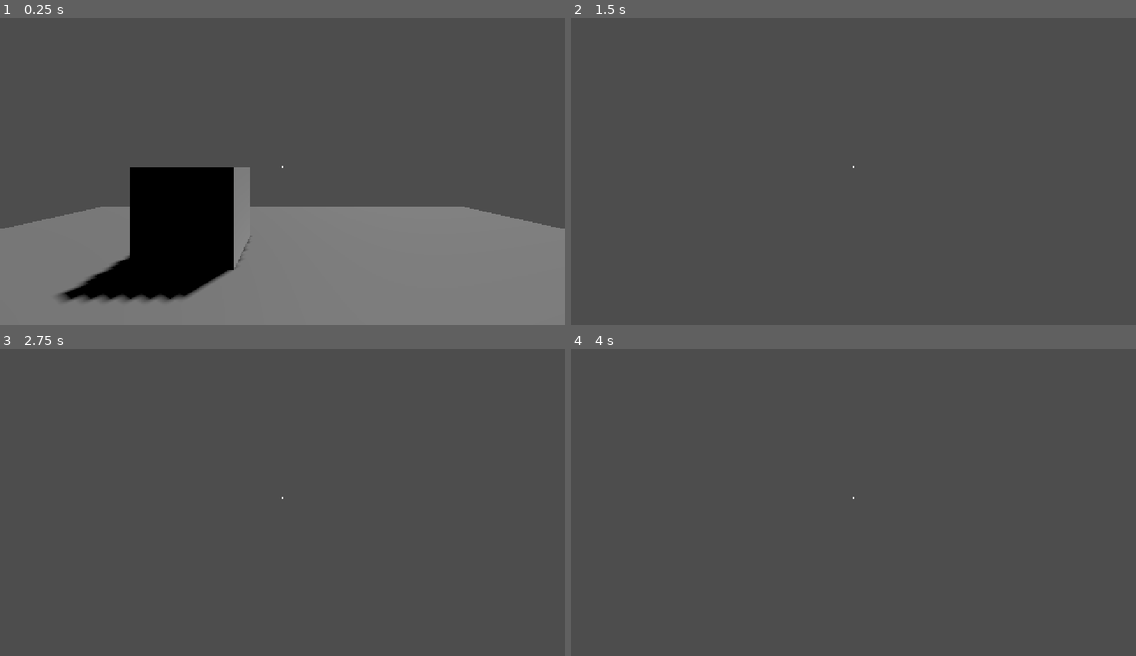
Above: before the commit, frames 1-4 (two rows, left to right).
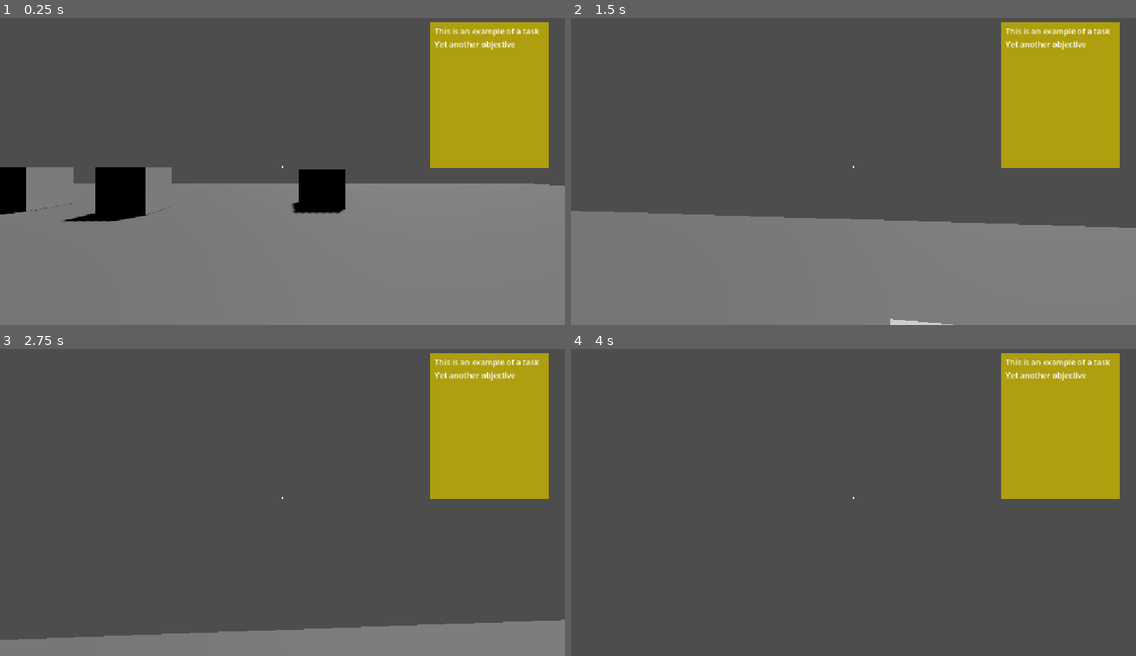
Above: after the commit, the same moments.

Repository: MichaelRRyan/gmtk-2026-countdown
Game: Godot game, scene res://Levels/Vlad/vlads_test_level.tscn
Same seed, same stepped clock (60 frames per second), same inputs: the game is played once before the commit and once after it. This scene is started directly instead of the project's main scene.
Inputs (mouse positions are in pixels of both pictures, inside the frame that each line leads up to):
- Up to frame 1 (0.25 s): no input
- Up to frame 2 (1.5 s): tap Enter at 0.5 s; move the mouse to (881, 165) at 0.52 s; press the mouse at (881, 165) at 0.53 s; hold W (move_forward) from 0.53 s (still down); tap Space (jump) at 0.77 s; move the mouse to (825, 168) at 1.27 s; release the mouse at (825, 168) at 1.28 s; click (825, 168) at 1.35 s
- Up to frame 3 (2.75 s): keep holding W (move_forward); tap Space (jump) at 1.52 s; move the mouse to (293, 493) at 2.02 s; press the mouse at (293, 493) at 2.03 s
- Up to frame 4 (4 s): keep holding W (move_forward); move the mouse to (847, 502) at 2.77 s; release the mouse at (847, 502) at 2.78 s; click (847, 502) at 2.85 s; tap Space (jump) at 3.02, 3.5, 3.77 s; move the mouse to (893, 502) at 3.52 s; press the mouse at (893, 502) at 3.53 s

The runs differ from the first frame. In frame 1, 27% of the frame differs, in the area x 0-100%, y 1-93%; in frame 2, 44%, in the area x 0-100%, y 1-100%; in frame 3, 18%; in frame 4, 10%.

Commit message:
Adds support for multiple tasks and objectives list.

Diff:
--- a/Features/GameLogic/game_logic.gd
+++ b/Features/GameLogic/game_logic.gd
@@ -1,19 +1,32 @@
 extends Node
 
-var player: Player
+@onready var player: Player = $Player
+@onready var hud: HUD = $HUD
+
 var task_objects: Array[TaskObjectBase]
 
-func register_player(in_player: Player) -> void:
-	player = in_player
+func _ready() -> void:
+	player.on_can_interact.connect(_on_can_interact)
+	for child in get_children(true):
+		if child is TaskObjectBase:
+			var task_object: TaskObjectBase = child as TaskObjectBase
+			register_task(task_object)
+
 
 # These might well just be sequential, we will have to see
 func register_task(task_object: TaskObjectBase):
-	task_object.on_task_updated.connect(_on_task_updated)
-	task_object.on_task_completed.connect(_on_task_completed)
-	task_objects.append(task_object)
+	if task_object.is_active:
+		task_object.on_task_updated.connect(_on_task_updated)
+		task_object.on_task_completed.connect(_on_task_completed)
+		hud.objectives_list.set_task_objective(task_object)
+		task_objects.append(task_object)
 
 func _on_task_updated(task_object: TaskObjectBase, interact_level_current: float, interact_level_end: float):
-	player.hud.set_task_meter(interact_level_current, interact_level_end)
+	hud.set_task_meter(interact_level_current, interact_level_end)
 
 func _on_task_completed(task_object: TaskObjectBase):
-	player.hud.show_task_complete()
+	hud.show_task_complete()
+	hud.objectives_list.remove_task_objective(task_object)
+
+func _on_can_interact(can_interact: bool):
+	hud.set_crosshair_interactable(can_interact)
--- a/Features/Player/HUD/hud.gd
+++ b/Features/Player/HUD/hud.gd
@@ -14,14 +14,16 @@
 @onready var task_complete_timer: Timer = $TaskComplete/TaskCompleteTimer
 @onready var task_complete_animation_player: AnimationPlayer = $TaskComplete/TaskCompleteAnimationPlayer
 @onready var task_progress_bar: ProgressBar = $TaskProgressBar
-
+@onready var objectives_list: ObjectivesList = $ObjectivesList
 
 func _ready() -> void:
 	set_crosshair_interactable(false)
+
 	task_complete.modulate.a = 0.0
-	task_progress_bar.visible = false
 	task_complete_timer.timeout.connect(_task_complete_timeout)
 	task_complete_animation_player.speed_scale = task_complete_fadeout_speed_scale
+
+	task_progress_bar.visible = false
 
 func set_crosshair_interactable(is_interactable: bool) -> void:
 	var color_to_set: Color = crosshair_interactable_color if is_interactable else crosshair_normal_color
--- a/Features/Player/HUD/hud.tscn
+++ b/Features/Player/HUD/hud.tscn
@@ -1,6 +1,7 @@
 [gd_scene format=3 uid="uid://cu0kdxy5t7fgl"]
 
 [ext_resource type="Script" uid="uid://degc01x2f2g1m" path="res://Features/Player/HUD/hud.gd" id="1_qjg4n"]
+[ext_resource type="PackedScene" uid="uid://bbhgld6mgyoxf" path="res://Features/Player/HUD/objectives_list.tscn" id="2_j6b2d"]
 
 [sub_resource type="CanvasItemMaterial" id="CanvasItemMaterial_c8vhp"]
 
@@ -103,3 +104,10 @@
 grow_horizontal = 2
 grow_vertical = 2
 show_percentage = false
+
+[node name="ObjectivesList" parent="." unique_id=1966678782 instance=ExtResource("2_j6b2d")]
+layout_mode = 1
+offset_left = -275.0
+offset_top = 28.0
+offset_right = -34.0
+offset_bottom = 327.0
--- /dev/null
+++ b/Features/Player/HUD/objective_item.tscn
@@ -0,0 +1,27 @@
+[gd_scene format=3 uid="uid://qtic10xinuxo"]
+
+[sub_resource type="GDScript" id="GDScript_2pgbt"]
+script/source = "extends RichTextLabel
+class_name ObjectiveItem
+
+var task_object: TaskObjectBase
+
+func set_task_object(in_task_object: TaskObjectBase):
+	task_object = in_task_object
+	text = task_object.objective_text
+"
+
+[node name="ObjectiveItem" type="RichTextLabel" unique_id=87441564]
+custom_minimum_size = Vector2(0, 30)
+anchors_preset = 14
+anchor_top = 0.5
+anchor_right = 1.0
+anchor_bottom = 0.5
+offset_top = -20.0
+grow_horizontal = 2
+grow_vertical = 2
+size_flags_vertical = 2
+theme_override_constants/strikethrough_alpha = 50
+text = "Test"
+vertical_alignment = 1
+script = SubResource("GDScript_2pgbt")
--- /dev/null
+++ b/Features/Player/HUD/objectives_list.gd
@@ -0,0 +1,18 @@
+extends TextureRect
+class_name ObjectivesList
+
+@onready var objectives_list_container: VBoxContainer = $ObjectivesListContainer
+var labels: Dictionary
+
+func set_task_objective(task_object: TaskObjectBase):
+	var new_label: Label = Label.new()
+	new_label.text = task_object.objective_text
+	objectives_list_container.add_child(new_label)
+	labels[task_object] = new_label
+
+func remove_task_objective(task_object: TaskObjectBase):
+	var label_to_remove = labels[task_object]
+	if label_to_remove:
+		labels.erase(task_object)
+		objectives_list_container.remove_child(label_to_remove)
+		label_to_remove.queue_free()
--- /dev/null
+++ b/Features/Player/HUD/objectives_list.tscn
@@ -0,0 +1,29 @@
+[gd_scene format=3 uid="uid://bbhgld6mgyoxf"]
+
+[ext_resource type="Script" uid="uid://jbi851mgpt77" path="res://Features/Player/HUD/objectives_list.gd" id="1_6a3pb"]
+
+[sub_resource type="CanvasTexture" id="CanvasTexture_cciay"]
+
+[node name="ObjectivesListBackground" type="TextureRect" unique_id=1966678782]
+self_modulate = Color(0.38470292, 0.34519026, 9.62615e-08, 0.81960785)
+anchors_preset = 1
+anchor_left = 1.0
+anchor_right = 1.0
+offset_left = -262.0
+offset_top = 14.0
+offset_right = -21.0
+offset_bottom = 313.0
+grow_horizontal = 0
+texture = SubResource("CanvasTexture_cciay")
+script = ExtResource("1_6a3pb")
+
+[node name="ObjectivesListContainer" type="VBoxContainer" parent="." unique_id=483592899]
+layout_mode = 1
+anchors_preset = 1
+anchor_left = 1.0
+anchor_right = 1.0
+offset_left = -232.0
+offset_top = 7.0
+offset_right = -13.0
+offset_bottom = 286.0
+grow_horizontal = 0
--- a/Features/Player/player.gd
+++ b/Features/Player/player.gd
@@ -1,5 +1,7 @@
 extends CharacterBody3D
 class_name Player
+
+signal on_can_interact(can_interact: bool)
 
 @export var move_speed: float = 5.0
 @export var acceleration: float = 10.0
@@ -24,7 +26,6 @@
 func _ready() -> void:
 	"""Capture mouse when game starts."""
 	Input.mouse_mode = Input.MOUSE_MODE_CAPTURED
-	GameLogic.register_player(self)
 
 func _input(event: InputEvent) -> void:
 	"""Handle mouse movement for view direction."""
@@ -85,11 +86,13 @@
 	if raycast.is_colliding():
 		var collider = raycast.get_collider()
 		var is_interactable: bool = collider and \
-									((collider.owner is TaskObjectBase and not collider.owner.is_task_complete) \
+									((collider.owner is TaskObjectBase and
+									not collider.owner.is_task_complete and
+									collider.owner.is_active)
 									or collider.has_method("interact"))
-		hud.set_crosshair_interactable(is_interactable)
+		on_can_interact.emit(is_interactable)
 	else:
-		hud.set_crosshair_interactable(false)
+		on_can_interact.emit(false)
 
 	var found_task_object: TaskObjectBase = null
 	if Input.is_action_just_pressed("interact"):
@@ -117,9 +120,10 @@
 func _attempt_task(delta: float) -> TaskObjectBase:
 	if raycast.is_colliding():
 		var collider: Object = raycast.get_collider()
-		var task_object: TaskObjectBase = collider.owner as TaskObjectBase
-		if task_object:
-			task_object.interact_hold(delta)
-			return task_object
+		if collider:
+			var task_object: TaskObjectBase = collider.owner as TaskObjectBase
+			if task_object and task_object.is_active:
+				task_object.interact_hold(delta)
+				return task_object
 
 	return null
--- a/Features/Player/player.tscn
+++ b/Features/Player/player.tscn
@@ -2,7 +2,6 @@
 
 [ext_resource type="Script" uid="uid://dn5nxnp1tnk66" path="res://Features/Player/player.gd" id="1_6u40a"]
 [ext_resource type="Script" uid="uid://caxahuta341hq" path="res://Features/Player/HoldableItemManager/holdable_item_manager.gd" id="2_xfr8u"]
-[ext_resource type="PackedScene" uid="uid://cu0kdxy5t7fgl" path="res://Features/Player/HUD/hud.tscn" id="3_efe3q"]
 
 [sub_resource type="CapsuleShape3D" id="CapsuleShape3D_vef74"]
 
@@ -23,5 +22,3 @@
 
 [node name="CollisionShape3D" type="CollisionShape3D" parent="." unique_id=1077622134]
 shape = SubResource("CapsuleShape3D_vef74")
-
-[node name="HUD" parent="." unique_id=1740219873 instance=ExtResource("3_efe3q")]
--- a/Features/Tasks/task_object_base.gd
+++ b/Features/Tasks/task_object_base.gd
@@ -4,21 +4,25 @@
 signal on_task_completed(task_object: TaskObjectBase)
 signal on_task_updated(task_object: TaskObjectBase, interact_level_current: float, interact_level_end: float)
 
+@export_category("Completion Rates")
 @export var interact_increase_rate: float = 0.1
 @export var interact_delay_before_decrease: float = 0.05
 @export var interact_decrease_rate: float = 0.05
 @export var interact_level_start: float = 0.0
 @export var interact_level_end: float = 100.0
 
+@export_category("Display")
+@export var objective_text: String = "DEBUG"
+
+@export_category("Config")
+@export var is_active: bool = true
+
 var is_increasing: bool = false
 var interact_level_current: float = interact_level_start
 var is_task_complete: bool = false
 
-func _ready() -> void:
-	GameLogic.register_task(self)
-
 func _process(delta: float) -> void:
-	if is_task_complete or is_increasing or interact_level_current < 0:
+	if not is_active or is_task_complete or is_increasing or interact_level_current <= 0:
 		return
 
 	interact_level_current -= (interact_decrease_rate * delta)
@@ -26,7 +30,7 @@
 	_undo_action()
 
 func interact_hold(delta: float) -> void:
-	if is_task_complete:
+	if is_task_complete or not is_active:
 		return
 
 	if interact_level_current >= interact_level_end:
--- a/Levels/Vlad/task_object_sample.tscn
+++ b/Levels/Vlad/task_object_sample.tscn
@@ -7,11 +7,14 @@
 [sub_resource type="BoxMesh" id="BoxMesh_aoolo"]
 
 [sub_resource type="StandardMaterial3D" id="StandardMaterial3D_r7n11"]
+resource_local_to_scene = true
 
 [node name="TaskObjectSample" type="Node3D" unique_id=1343915890]
 script = ExtResource("1_ct4h5")
 color_start = Color(1, 1, 1, 1)
 color_end = Color(1, 0, 0, 1)
+interact_increase_rate = 0.5
+interact_level_end = 1.0
 
 [node name="StaticBody3D" type="StaticBody3D" parent="." unique_id=1077780085]
 
--- a/Levels/Vlad/vlads_test_level.tscn
+++ b/Levels/Vlad/vlads_test_level.tscn
@@ -1,9 +1,12 @@
 [gd_scene format=3 uid="uid://nkpdr2fcalgu"]
 
 [ext_resource type="PackedScene" uid="uid://b4sc850448g56" path="res://Features/Player/player.tscn" id="1_05ypn"]
+[ext_resource type="Script" uid="uid://cbjl433ayjis4" path="res://Features/GameLogic/game_logic.gd" id="1_dm8bi"]
 [ext_resource type="PackedScene" uid="uid://cnj66qkhs741d" path="res://Levels/Vlad/task_object_sample.tscn" id="2_yybwl"]
+[ext_resource type="PackedScene" uid="uid://cu0kdxy5t7fgl" path="res://Features/Player/HUD/hud.tscn" id="3_yybwl"]
 
-[node name="VladsTestLevel" type="Node3D" unique_id=961639840]
+[node name="VladsTestLevel" type="Node3D" unique_id=1965605186]
+script = ExtResource("1_dm8bi")
 
 [node name="DirectionalLight3D" type="DirectionalLight3D" parent="." unique_id=9575002]
 transform = Transform3D(-0.8660254, -0.43301278, 0.25, 0, 0.49999997, 0.86602545, -0.50000006, 0.75, -0.43301266, 0, 0, 0)
@@ -14,14 +17,24 @@
 transform = Transform3D(1, 0, 0, 0, 1, 0, 0, 0, 1, 0, 1.2955592, 0)
 
 [node name="CSGBox3D" type="CSGBox3D" parent="." unique_id=1520510822]
-transform = Transform3D(1, 0, 0, 0, 1, 0, 0, 0, 1, 0, -0.5, 0)
+transform = Transform3D(3.257623, 0, 0, 0, 1, 0, 0, 0, 2.3250275, 0, -0.5, 0)
 use_collision = true
 size = Vector3(8.955078, 1, 10.40918)
 
 [node name="TaskObjectSample" parent="." unique_id=1343915890 instance=ExtResource("2_yybwl")]
-transform = Transform3D(1, 0, 0, 0, 1, 0, 0, 0, 1, -0.96532226, 0.50000024, -2.4915042)
-interact_increase_rate = 0.5
-interact_level_end = 1.0
+transform = Transform3D(1, 0, 0, 0, 1, 0, 0, 0, 1, -6.1465707, 0.50000024, -5.0781097)
+objective_text = "This is an example of a task"
 
 [node name="DirectionalLight2D" type="DirectionalLight2D" parent="." unique_id=1675716225]
 height = 0.48
+
+[node name="TaskObjectSample2" parent="." unique_id=976524989 instance=ExtResource("2_yybwl")]
+transform = Transform3D(1, 0, 0, 0, 1, 0, 0, 0, 1, -3.2849383, 0.49999976, -4.6924596)
+objective_text = "Yet another objective"
+
+[node name="HUD" parent="." unique_id=1740219873 instance=ExtResource("3_yybwl")]
+
+[node name="TaskObjectSample3" parent="." unique_id=528437102 instance=ExtResource("2_yybwl")]
+transform = Transform3D(1, 0, 0, 0, 1, 0, 0, 0, 1, 0.9668217, 0.43127763, -5.321501)
+objective_text = "Hidden Stuff"
+is_active = false
--- a/project.godot
+++ b/project.godot
@@ -14,10 +14,6 @@
 run/main_scene="uid://2jpg6aoiq0hp"
 config/features=PackedStringArray("4.7", "Forward Plus")
 config/icon="res://icon.svg"
-
-[autoload]
-
-GameLogic="*uid://cbjl433ayjis4"
 
 [display]
 
Not shown, added: Features/Player/HUD/objectives_list.gd.uid
